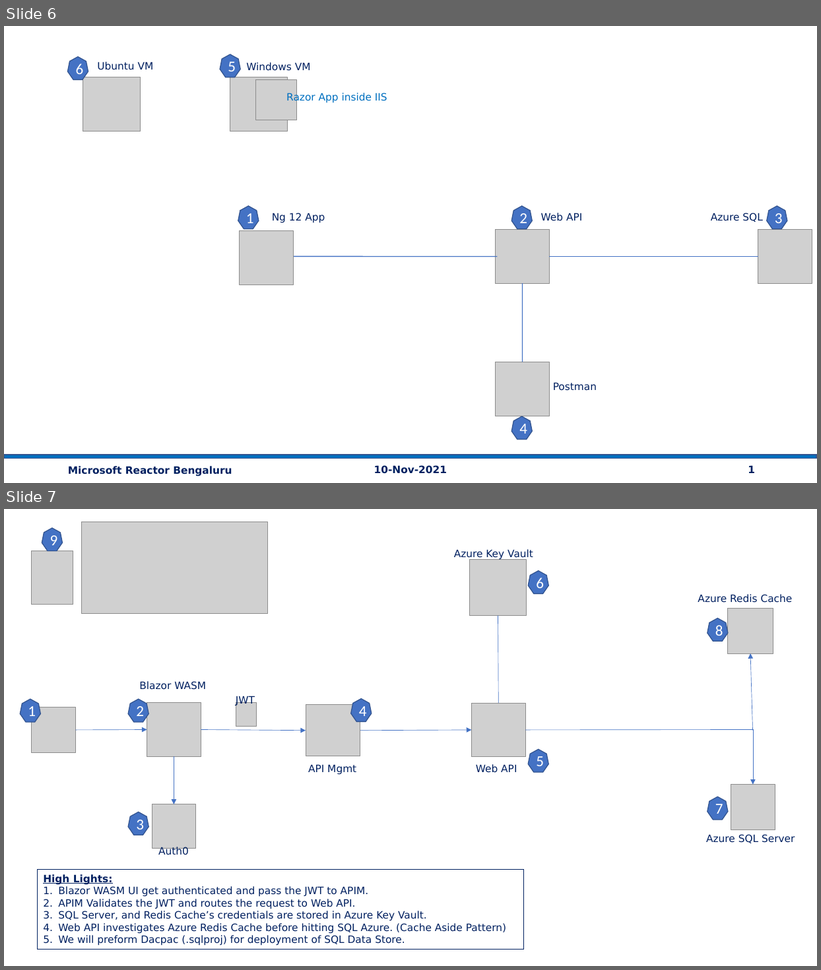
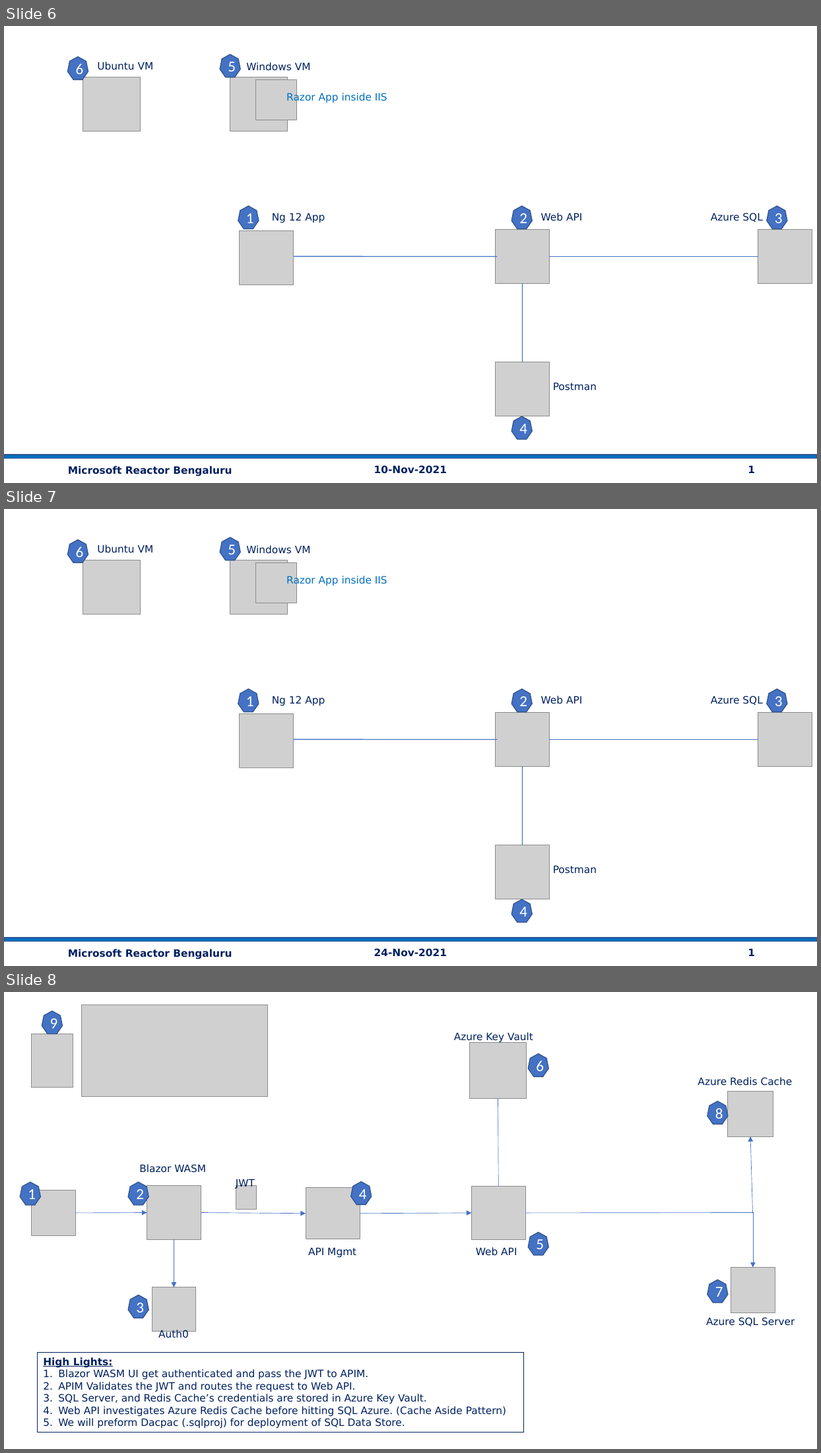
Before and after one commit to vishipayyallore/speaker_series_2021, a slide deck: MicrosoftReactor/Demos.pptx. Shown one above the other, each under a label of ours: slides 6 and 7 before the commit, slides 6, 7 and 8 after it. The pictures are 821x970 and 821x1453 pixels, drawn with LibreOffice and Linux fonts; fonts in the diff are those of the drawing; grey boxes stand for pictures. Boxes give left, top, right and bottom in pixels: in the first picture for what was removed or moved away, otherwise in the second. Text is boxed around its words. In the diff, an @@ line names an element or a change of style, - is before the commit and + after.

```diff
--- a/MicrosoftReactor/Demos.pptx
+++ b/MicrosoftReactor/Demos.pptx
@@ slide 7 added at (x1=4, y1=509, x2=817, y2=966), background #FFFFFF @@
@@ heptagon added at (x1=67, y1=539, x2=88, y2=562), fill #4472C4, outline #325491 1 pt, 18 pt, text #FFFFFF @@
+6
@@ text added at (x1=97, y1=545, x2=154, y2=553), 12 pt, text #002060 @@
+Ubuntu VM
@@ heptagon added at (x1=220, y1=537, x2=241, y2=561), fill #4472C4, outline #325491 1 pt, 18 pt, text #FFFFFF @@
+5
@@ text added at (x1=246, y1=545, x2=311, y2=554), 12 pt, text #002060 @@
+Windows VM
@@ picture added at (x1=83, y1=560, x2=141, y2=615) @@
@@ picture added at (x1=230, y1=560, x2=288, y2=615) @@
@@ picture added at (x1=255, y1=562, x2=297, y2=603) @@
@@ text added at (x1=286, y1=575, x2=387, y2=586), 12 pt, text #0070C0 @@
+Razor App inside IIS
@@ heptagon added at (x1=238, y1=689, x2=259, y2=712), fill #4472C4, outline #325491 1 pt, 18 pt, text #FFFFFF @@
+1
@@ text added at (x1=272, y1=696, x2=325, y2=706), 12 pt, text #002060 @@
+Ng 12 App
@@ heptagon added at (x1=512, y1=689, x2=533, y2=712), fill #4472C4, outline #325491 1 pt, 18 pt, text #FFFFFF @@
+2
@@ text added at (x1=541, y1=696, x2=582, y2=704), 12 pt, text #002060 @@
+Web API
@@ text added at (x1=711, y1=696, x2=762, y2=705), 12 pt, text #002060 @@
+Azure SQL
@@ heptagon added at (x1=767, y1=689, x2=788, y2=712), fill #4472C4, outline #325491 1 pt, 18 pt, text #FFFFFF @@
+3
@@ picture added at (x1=240, y1=714, x2=294, y2=768) @@
@@ picture added at (x1=496, y1=713, x2=550, y2=767) @@
@@ picture added at (x1=758, y1=713, x2=813, y2=767) @@
@@ line added from (289, 739) to (498, 739), #4472C4 1 pt @@
@@ line added from (549, 739) to (758, 739), #4472C4 1 pt @@
@@ line added from (523, 766) to (523, 845), #4472C4 1 pt @@
@@ picture added at (x1=496, y1=845, x2=550, y2=900) @@
@@ text added at (x1=553, y1=865, x2=597, y2=874), 12 pt, text #002060 @@
+Postman
@@ heptagon added at (x1=512, y1=900, x2=533, y2=923), fill #4472C4, outline #325491 1 pt, 18 pt, text #FFFFFF @@
+4
@@ rectangle added at (x1=4, y1=938, x2=816, y2=941), fill #0070C0, outline #325491 1 pt @@
@@ text added at (x1=68, y1=949, x2=232, y2=960), 12 pt, text #002060, bold @@
+Microsoft Reactor Bengaluru
@@ text added at (x1=374, y1=949, x2=447, y2=957), 12 pt, text #002060, bold @@
+24-Nov-2021
@@ text added at (x1=748, y1=949, x2=755, y2=956), 12 pt, text #002060, bold @@
+1
@@ what was slide 7 is now slide 8 @@
```
Also in this commit, not shown: 4 other files.
